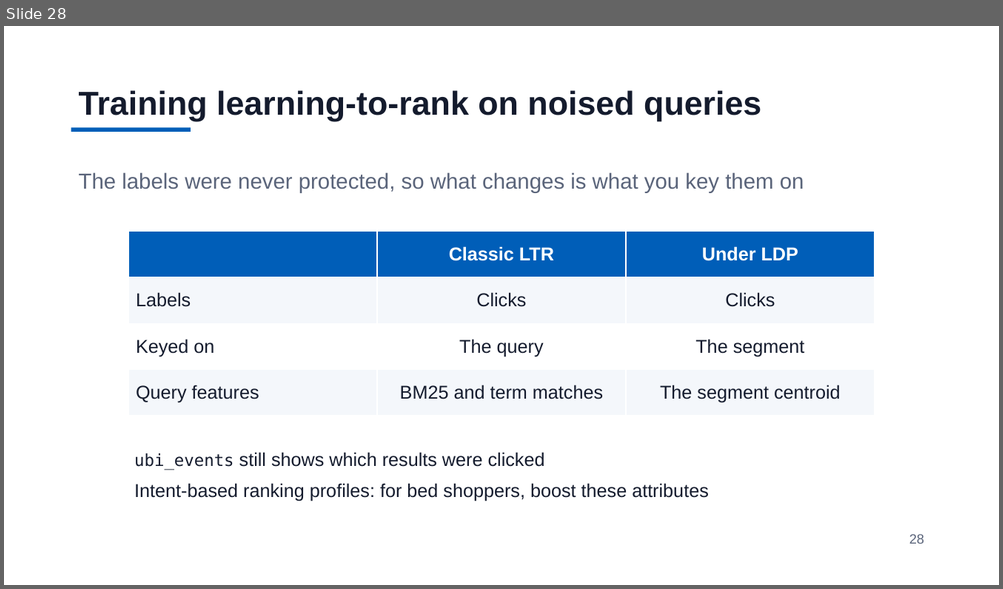
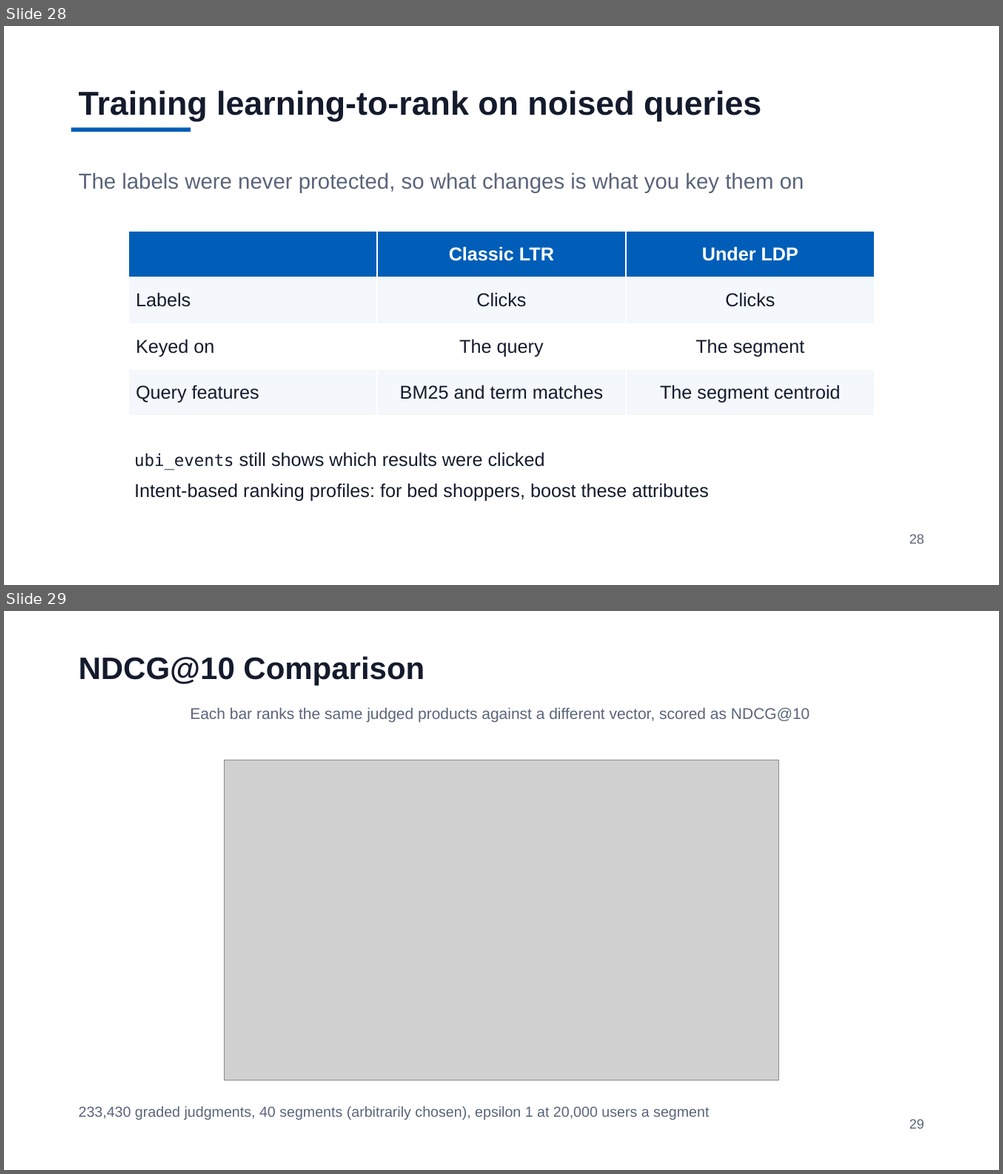
Before and after one commit to jzonthemtn/ldp-for-search, a slide deck: ldp_for_search_slides.pptx. Shown one above the other, each under a label of ours: slide 28 before the commit, slides 28 and 29 after it. The pictures are 1003x589 and 1003x1174 pixels, drawn with LibreOffice and Linux fonts; fonts in the diff are those of the drawing; grey boxes stand for pictures. Boxes give left, top, right and bottom in pixels: in the first picture for what was removed or moved away, otherwise in the second. Text is boxed around its words. In the diff, an @@ line names an element or a change of style, - is before the commit and + after.

```diff
--- a/ldp_for_search_slides.pptx
+++ b/ldp_for_search_slides.pptx
@@ slide 29 added at [4, 611, 999, 1170], background #FFFFFF @@
@@ text added at [79, 656, 424, 685], 30 pt, text #141B2D, bold @@
+NDCG@10 Comparison
@@ text added at [190, 708, 809, 723], 15 pt, text #5A647A @@
+Each bar ranks the same judged products against a different vector, scored as NDCG@10
@@ picture added at [224, 760, 779, 1081] @@
@@ text added at [79, 1107, 708, 1120], 14 pt, text #5A647A @@
+233,430 graded judgments, 40 segments (arbitrarily chosen), epsilon 1 at 20,000 users a segment
@@ text added at [909, 1119, 924, 1129], 13 pt, text #5A647A @@
+29
```
Also in this commit, not shown: 3 slides changed, 6 other files.
